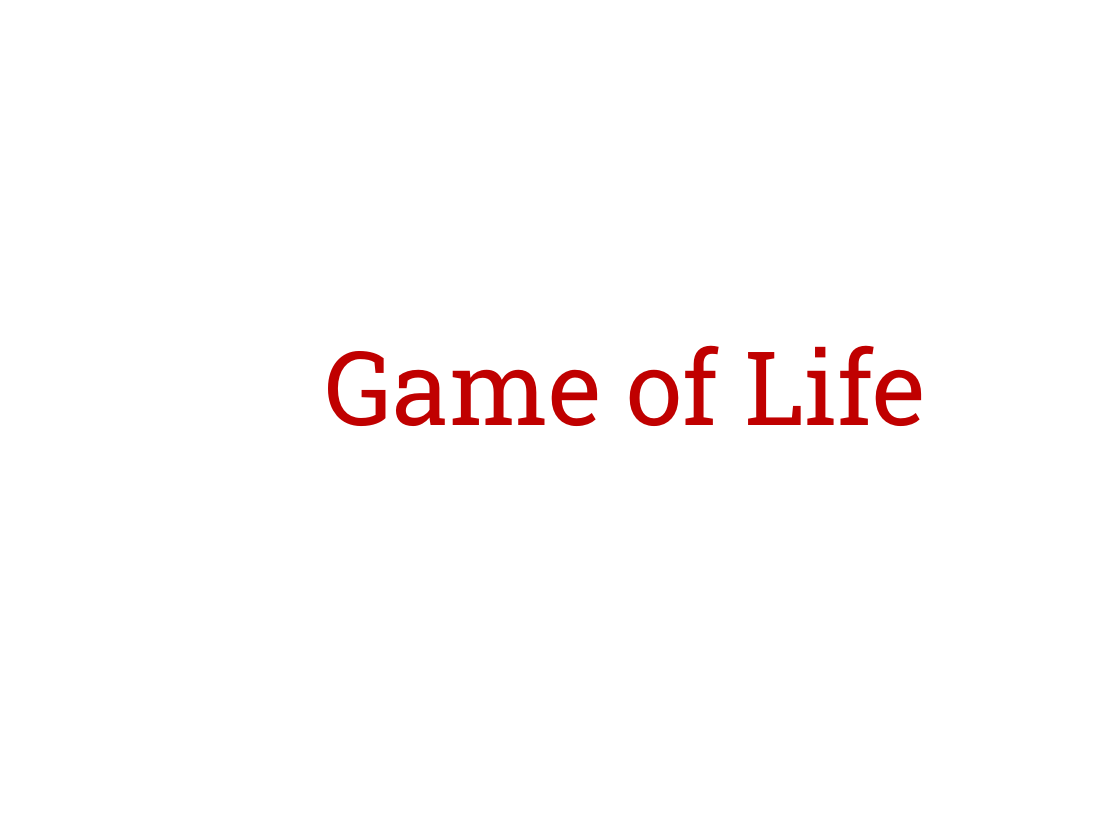
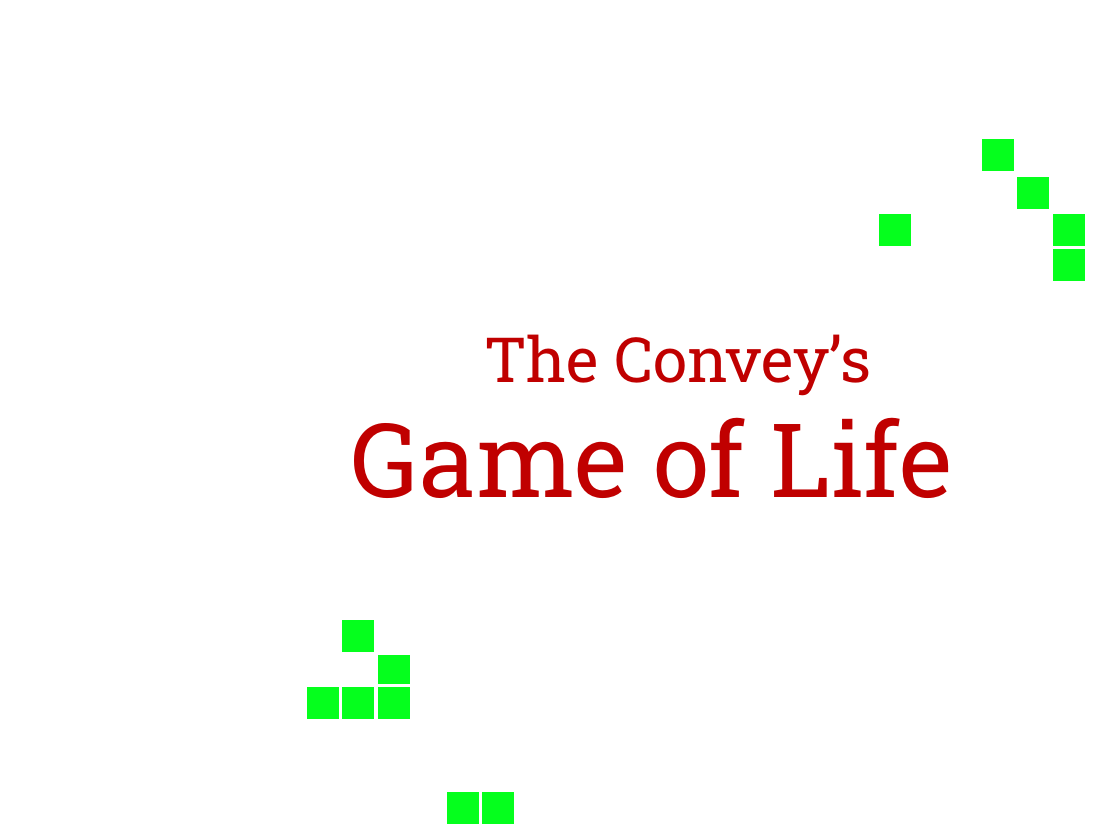
Before and after one commit to Rineyar/CdM-LifeTheGame, a slide deck: slide 1 of GameOfLife.pptx. Drawn at 1120x840 pixels with LibreOffice and Linux fonts; fonts in the diff are those of the drawing; background and template pictures are left out. Boxes give left, top, right and bottom in pixels: in the first picture for what was removed or moved away, otherwise in the second. Text is boxed around its words. In the diff, an @@ line names an element or a change of style, - is before the commit and + after.

```diff
--- a/GameOfLife.pptx
+++ b/GameOfLife.pptx
@@ rectangle added at (980, 138, 1015, 172), fill #05FF1D, outline #FFFFFF 2 pt @@
@@ rectangle added at (1016, 175, 1051, 209), fill #05FF1D, outline #FFFFFF 2 pt @@
@@ rectangle added at (877, 213, 912, 248), fill #05FF1D, outline #FFFFFF 2 pt @@
@@ rectangle added at (1051, 213, 1085, 248), fill #05FF1D, outline #FFFFFF 2 pt @@
@@ rectangle added at (1051, 248, 1085, 282), fill #05FF1D, outline #FFFFFF 2 pt @@
@@ text "The Convey’s": place and size @@
-text "The Convey’s" at (324, 345, 925, 426)
+text "The Convey’s" at (351, 334, 952, 498)
@@ text at (484, 334, 871, 396): paragraph added @@
+The Convey’s
@@ rectangle added at (340, 618, 375, 653), fill #05FF1D, outline #FFFFFF 2 pt @@
@@ rectangle added at (376, 654, 411, 689), fill #05FF1D, outline #FFFFFF 2 pt @@
@@ rectangle added at (306, 685, 340, 720), fill #05FF1D, outline #FFFFFF 2 pt @@
@@ rectangle added at (340, 685, 375, 720), fill #05FF1D, outline #FFFFFF 2 pt @@
@@ rectangle added at (376, 685, 411, 720), fill #05FF1D, outline #FFFFFF 2 pt @@
@@ rectangle added at (446, 791, 480, 825), fill #05FF1D, outline #FFFFFF 2 pt @@
@@ rectangle added at (480, 791, 515, 825), fill #05FF1D, outline #FFFFFF 2 pt @@
```
Also in this commit, not shown: 3 other slides changed, 4 slides added, 1 slide removed.
